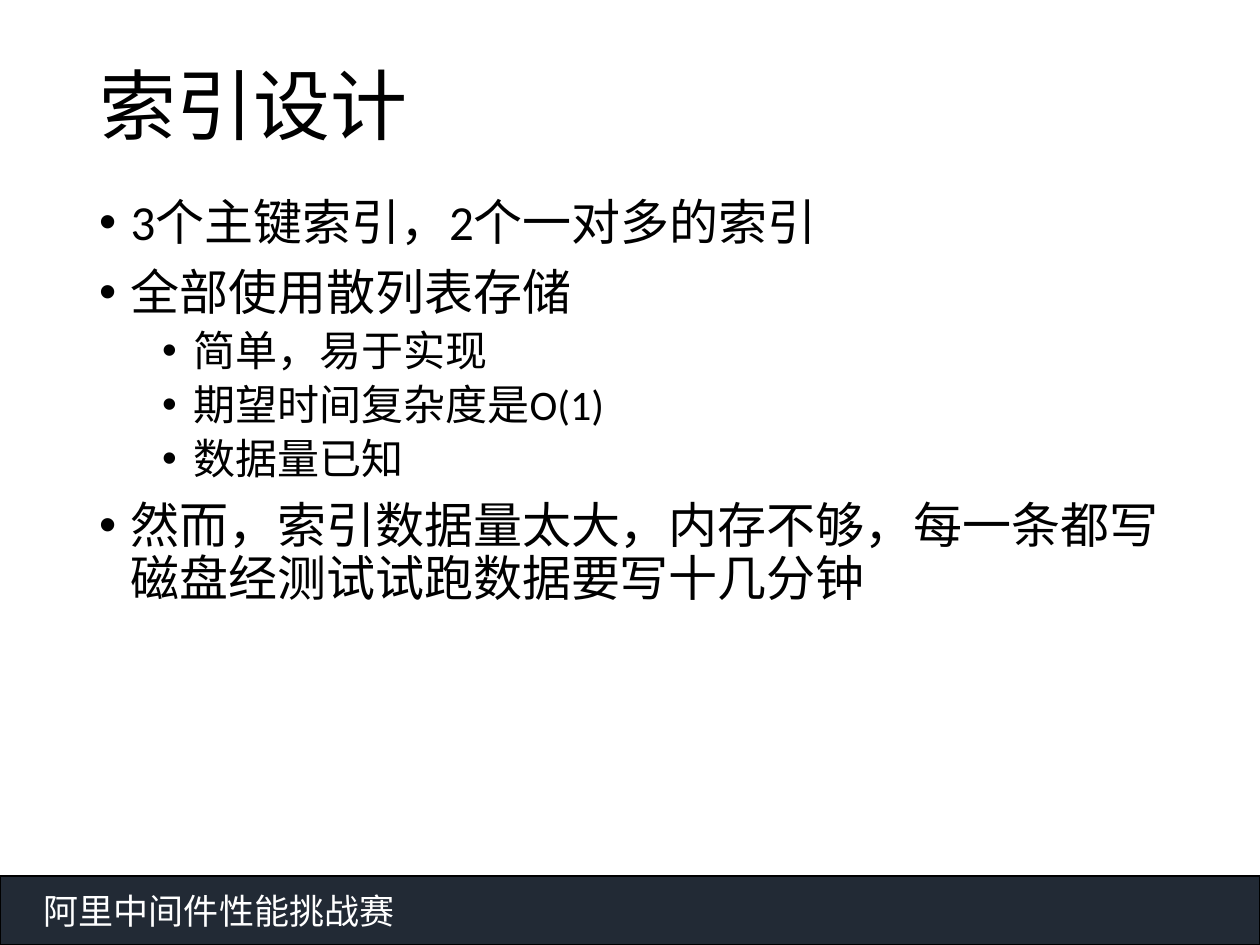
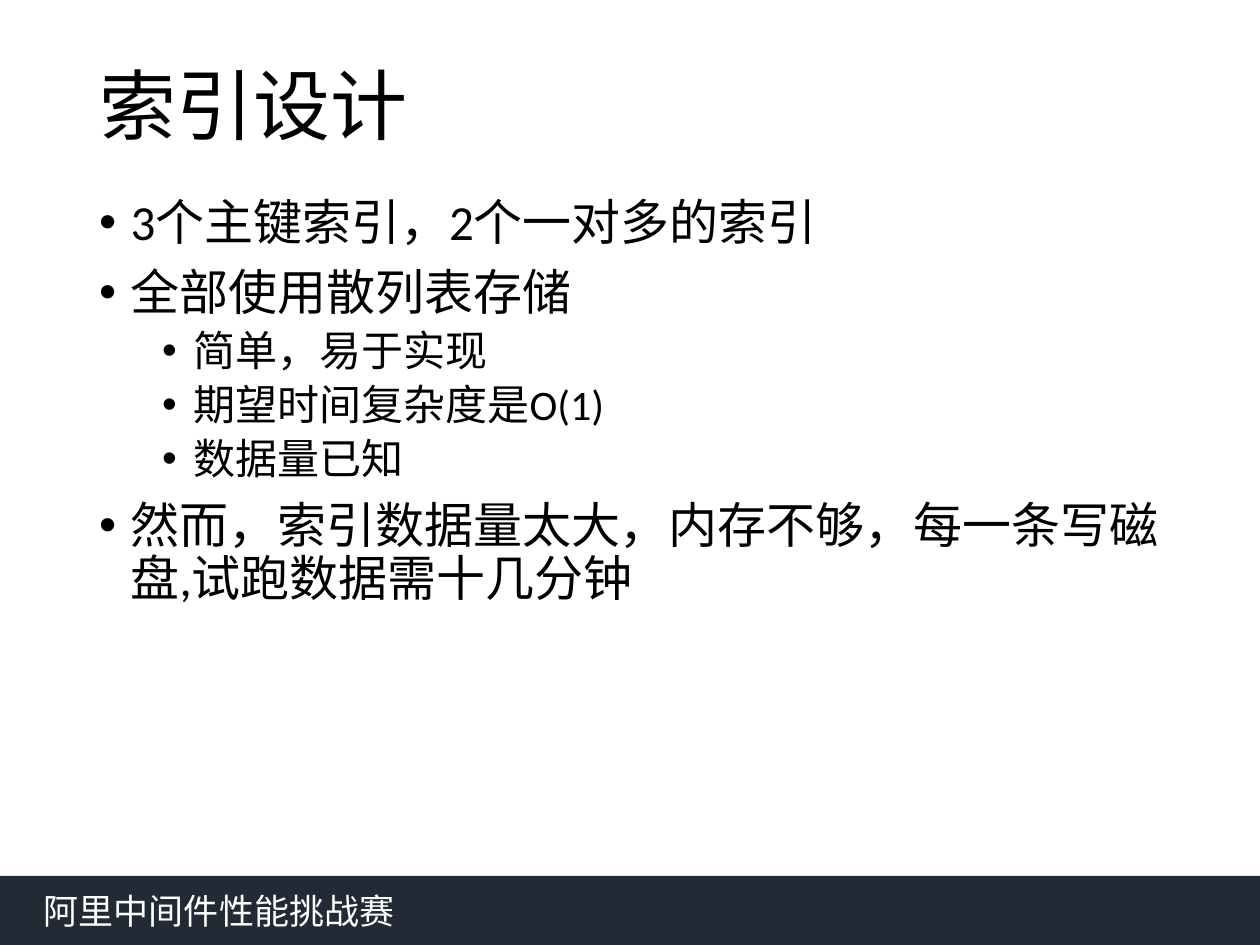
Before and after one commit to qwordy/AlibabaMiddlewareRace2, a slide deck: slide 6 of doc/中间件答辩yfy.pptx. Drawn at 1260x945 pixels with LibreOffice and Linux fonts; fonts in the diff are those of the drawing. Boxes give left, top, right and bottom in pixels: in the first picture for what was removed or moved away, otherwise in the second. Text is boxed around its words. In the diff, an @@ line names an element or a change of style, - is before the commit and + after.

```diff
--- a/doc/中间件答辩yfy.pptx
+++ b/doc/中间件答辩yfy.pptx
@@ text at <box>131,501,1159,602</box>: text changed @@
-• 然而，索引数据量太大，内存不够，每一条都写磁盘经测试试跑数据要写十几分钟
+• 然而，索引数据量太大，内存不够，每一条写磁盘,试跑数据需十几分钟
@@ rectangle "阿里中间件性能挑战赛" at <box>0,876,1260,945</box>: outline #000000 1 pt to none @@
```
Also in this commit, not shown: 5 other slides changed, 1 slide added, 1 slide removed.
